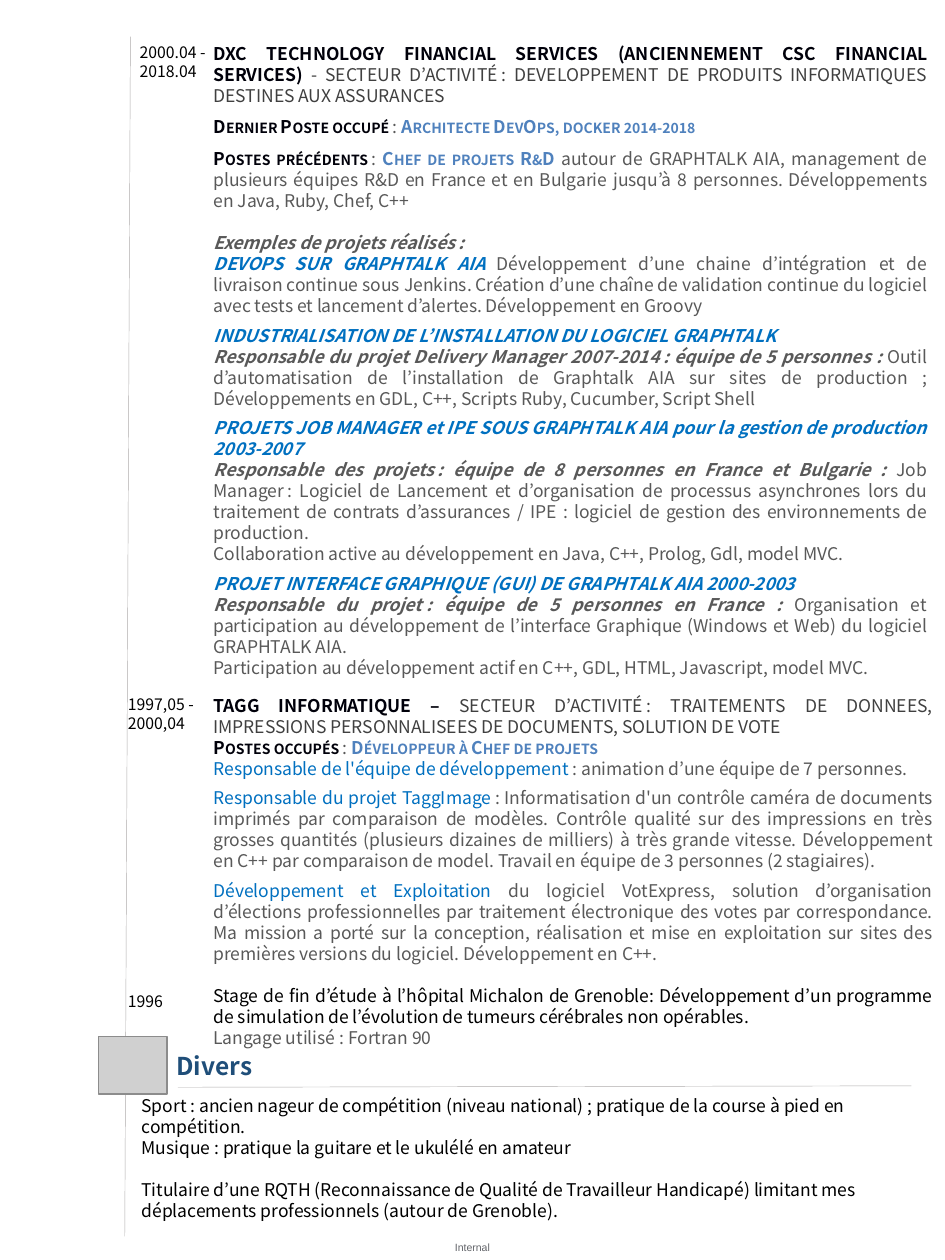
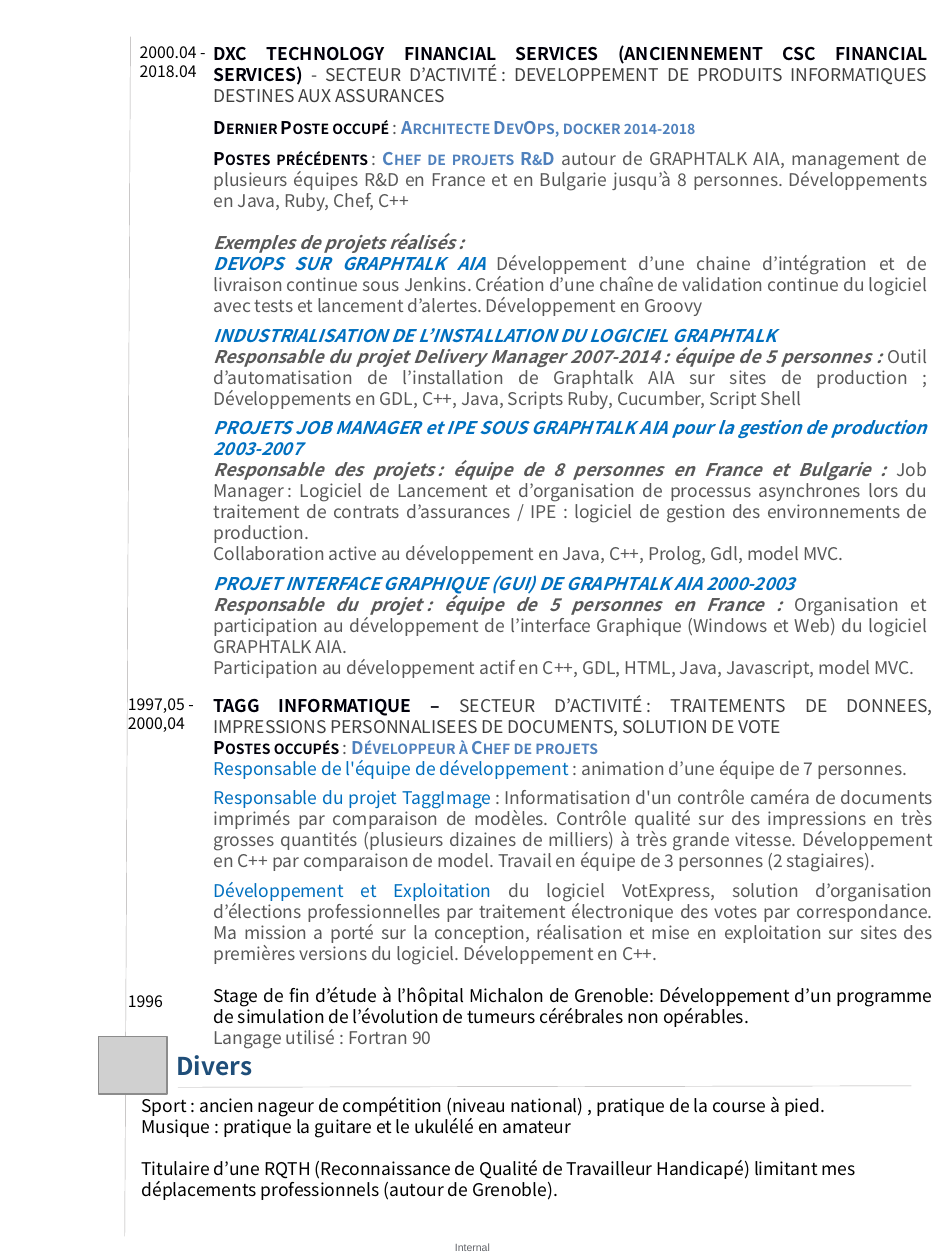
Before and after one commit to Solifred38/cv, a slide deck: slide 2 of CV_FFROMAGER.pptx. Drawn at 945x1260 pixels with LibreOffice and Linux fonts; fonts in the diff are those of the drawing; grey boxes stand for pictures. Boxes give left, top, right and bottom in pixels: in the first picture for what was removed or moved away, otherwise in the second. Text is boxed around its words. In the diff, an @@ line names an element or a change of style, - is before the commit and + after.

```diff
--- a/CV_FFROMAGER.pptx
+++ b/CV_FFROMAGER.pptx
@@ text at <box>214,347,927,409</box>: text changed @@
-Responsable du projet Delivery Manager 2007-2014 : équipe de 5 personnes : Outil d’automatisation de l’installation de Graphtalk AIA sur sites de production ; Développements en GDL, C++, Scripts Ruby, Cucumber, Script Shell
+Responsable du projet Delivery Manager 2007-2014 : équipe de 5 personnes : Outil d’automatisation de l’installation de Graphtalk AIA sur sites de production ; Développements en GDL, C++, Java, Scripts Ruby, Cucumber, Script Shell
@@ text at <box>214,659,915,678</box>: text changed @@
-Participation au développement actif en C++, GDL, HTML, Javascript, model MVC.
+Participation au développement actif en C++, GDL, HTML, Java, Javascript, model MVC.
@@ text at <box>142,1094,825,1117</box>: text changed @@
-Sport : ancien nageur de compétition (niveau national) ; pratique de la course à pied en compétition.
+Sport : ancien nageur de compétition (niveau national) , pratique de la course à pied.
```
Also in this commit, not shown: 1 other file.
